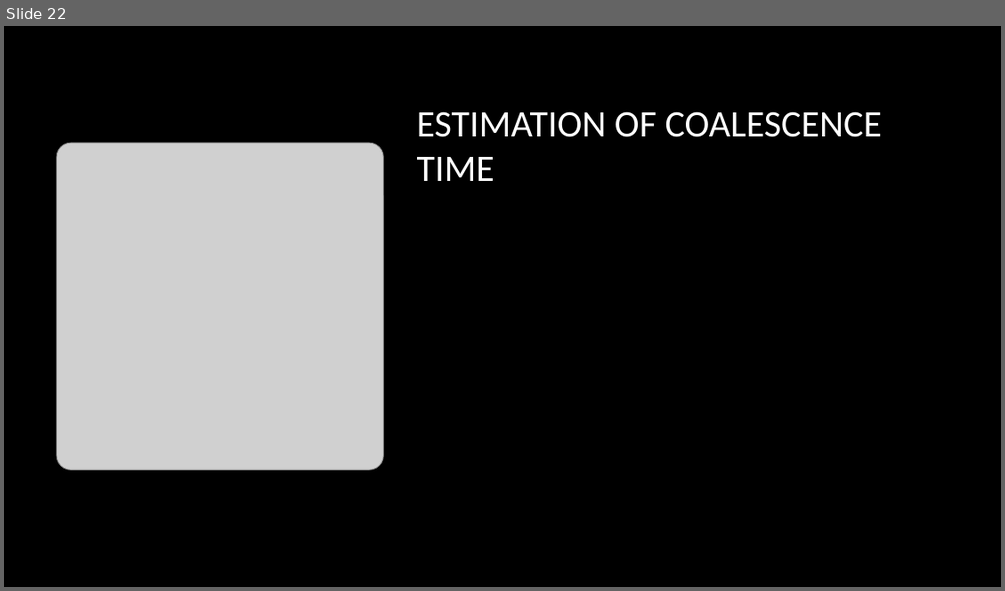
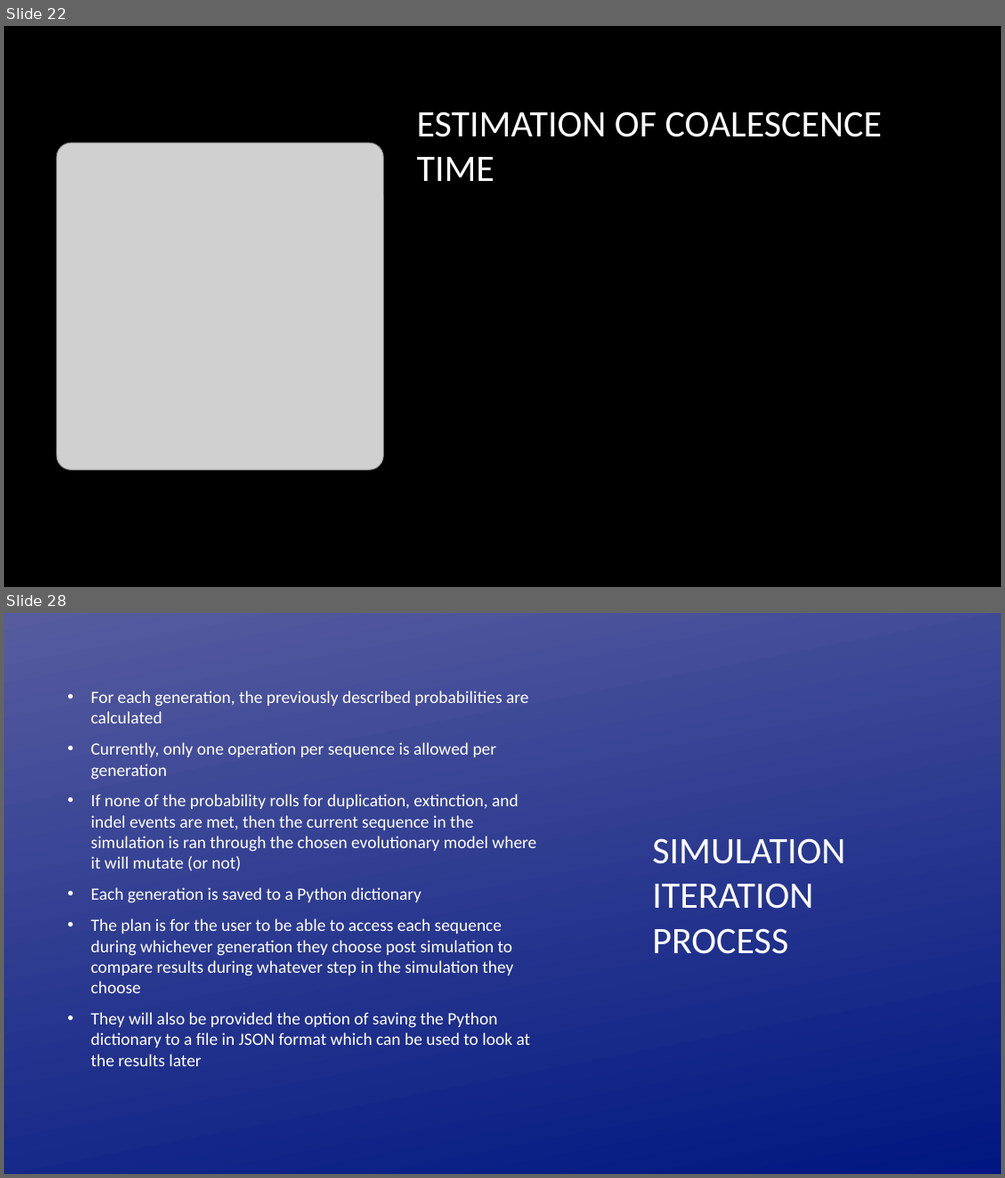
Before and after one commit to hakidehari/RepliClade, a slide deck: Repliclade_final/Repliclade.pptx. Shown one above the other, each under a label of ours: slide 22 before the commit, slides 22 and 28 after it; the slides between them are not shown. The pictures are 1005x591 and 1005x1178 pixels, drawn with LibreOffice and Linux fonts; fonts in the diff are those of the drawing; grey boxes stand for pictures; background and template pictures are left out. Boxes give left, top, right and bottom in pixels: in the first picture for what was removed or moved away, otherwise in the second. Text is boxed around its words. In the diff, an @@ line names an element or a change of style, - is before the commit and + after.

```diff
--- a/Repliclade_final/Repliclade.pptx
+++ b/Repliclade_final/Repliclade.pptx
@@ slide 28 added at (x1=4, y1=613, x2=1001, y2=1174), background picture (left out) @@
@@ text added at (x1=91, y1=690, x2=536, y2=1066), 16.6 pt, text #FFFFFF @@
+• For each generation, the previously described probabilities are calculated
+• Currently, only one operation per sequence is allowed per generation
+• If none of the probability rolls for duplication, extinction, and indel events are met, then the current sequence in the simulation is ran through the chosen evolutionary model where it will mutate (or not)
+• Each generation is saved to a Python dictionary
+• The plan is for the user to be able to access each sequence during whichever generation they choose post simulation to compare results during whatever step in the simulation they choose
+• They will also be provided the option of saving the Python dictionary to a file in JSON format which can be used to look at the results later
@@ title added at (x1=652, y1=838, x2=845, y2=954), 36 pt, text #FFFFFF @@
+SIMULATION ITERATION PROCESS
```
Also in this commit, not shown: 1 slide changed, 5 other slides added.
